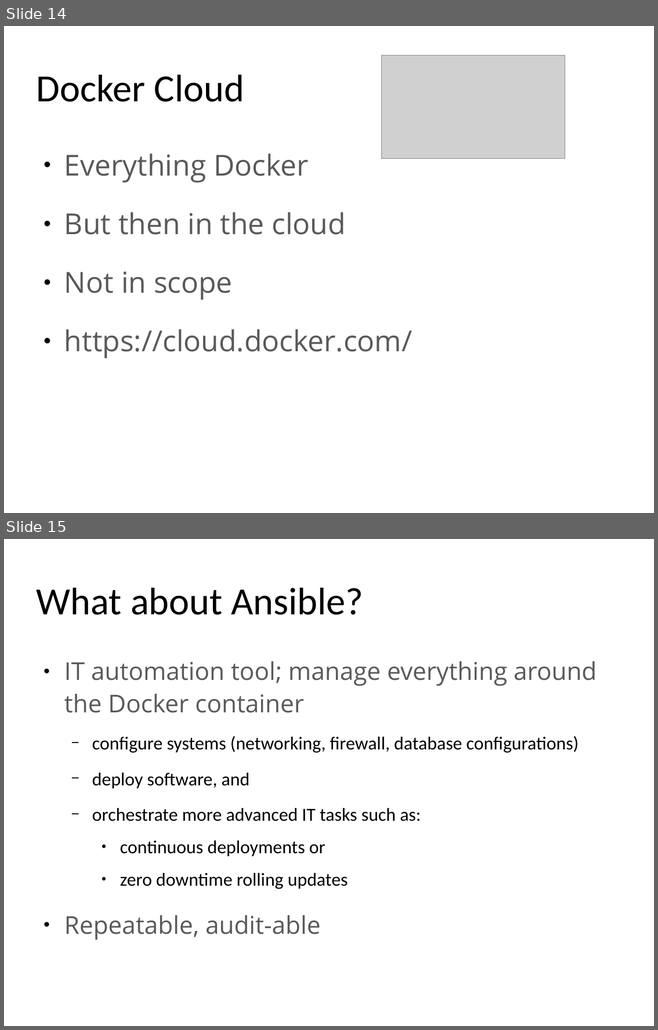
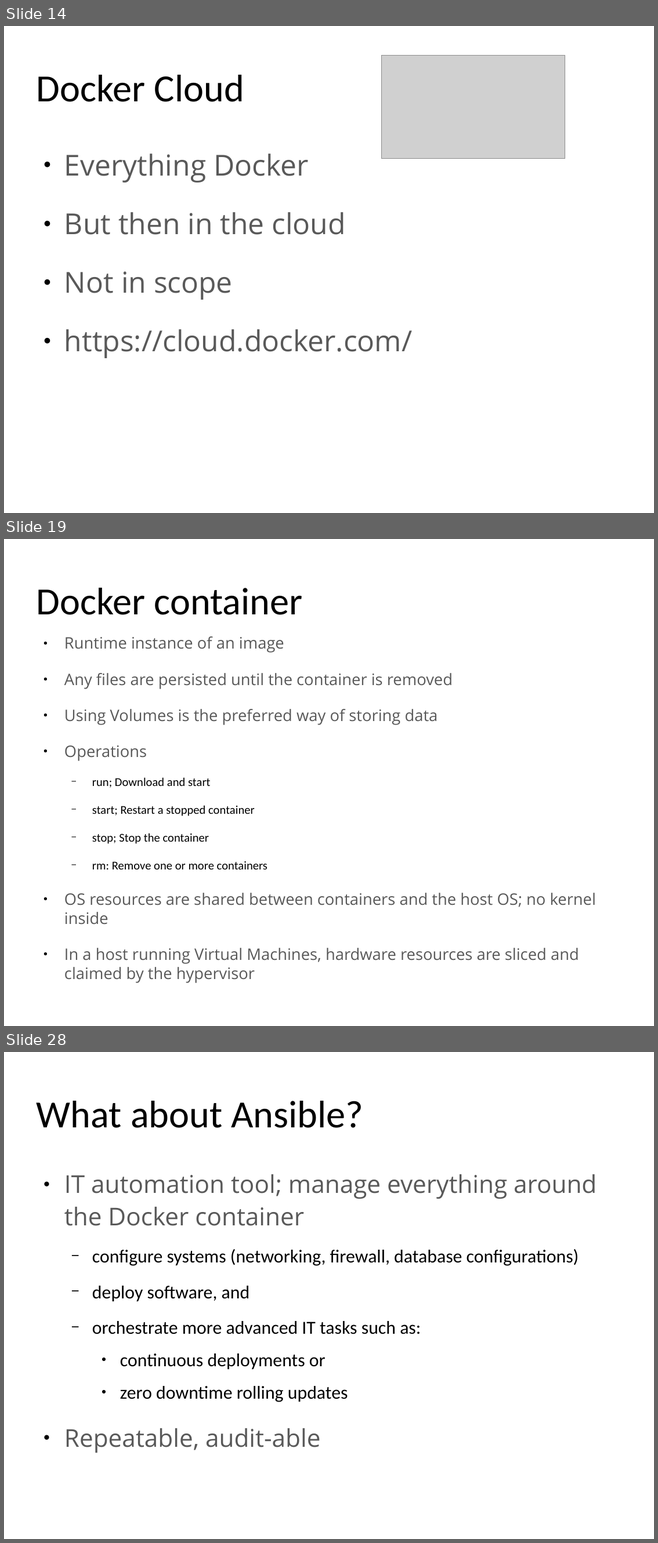
Before and after one commit to yeronimuz/gossip, a slide deck: presentation/docker_for_java_v1.0.odp. Shown one above the other, each under a label of ours: slides 14 and 15 before the commit, slides 14, 19 and 28 after it; the slides between them are not shown. The pictures are 658x1030 and 658x1543 pixels, drawn with LibreOffice and Linux fonts; fonts in the diff are those of the drawing; grey boxes stand for pictures; background and template pictures are left out. Boxes give left, top, right and bottom in pixels: in the first picture for what was removed or moved away, otherwise in the second. Text is boxed around its words. In the diff, an @@ line names an element or a change of style, - is before the commit and + after.

```diff
--- a/presentation/docker_for_java_v1.0.odp
+++ b/presentation/docker_for_java_v1.0.odp
@@ slide 19 added at [4,539,654,1026], background #FFFFFF @@
@@ title added at [36,588,303,615], 47 pt, text #000000 @@
+Docker container
@@ text added at [64,636,596,983], 19.4 pt, text #595959 @@
+● Runtime instance of an image
+● Any files are persisted until the container is removed
+● Using Volumes is the preferred way of storing data
+● Operations
+  − run; Download and start
+  − start; Restart a stopped container
+  − stop; Stop the container
+  − rm: Remove one or more containers
+● OS resources are shared between containers and the host OS; no kernel inside
+● In a host running Virtual Machines, hardware resources are sliced and claimed by the hypervisor
@@ what was slide 15 is now slide 28 @@
```
Also in this commit, not shown: 5 slides changed, 17 other slides added.
